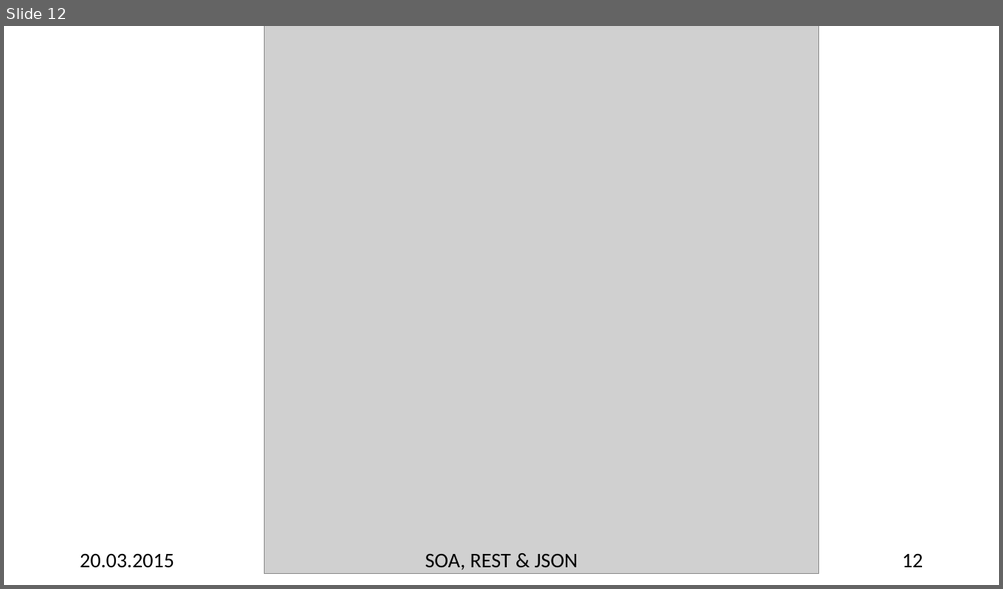
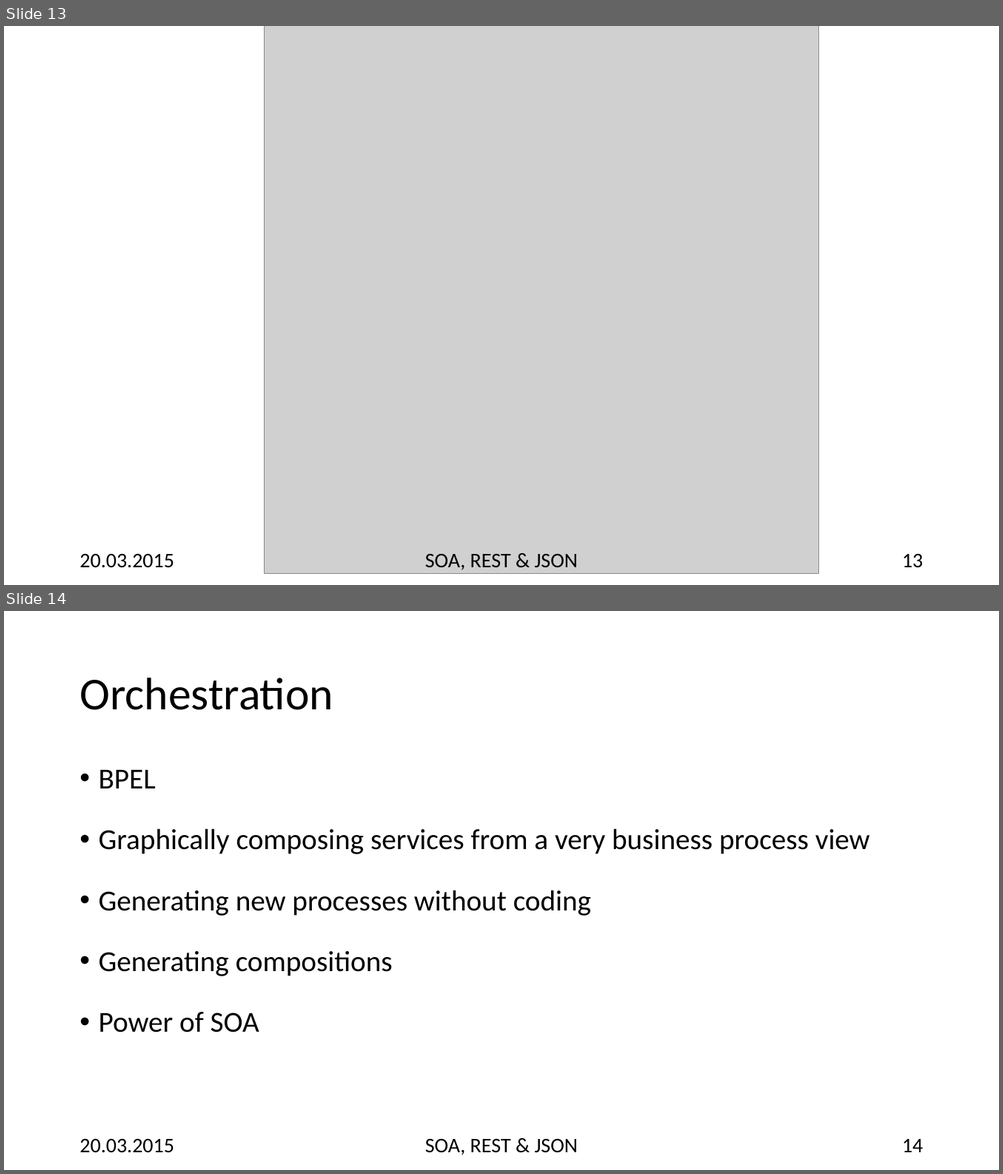
Before and after one commit to hsiegel-tgm/SOA2, a slide deck: p2.pptx. Shown one above the other, each under a label of ours: slide 12 before the commit, slides 13 and 14 after it. The pictures are 1003x589 and 1003x1174 pixels, drawn with LibreOffice and Linux fonts; fonts in the diff are those of the drawing; grey boxes stand for pictures. Boxes give left, top, right and bottom in pixels: in the first picture for what was removed or moved away, otherwise in the second. Text is boxed around its words. In the diff, an @@ line names an element or a change of style, - is before the commit and + after.

```diff
--- a/p2.pptx
+++ b/p2.pptx
@@ slide 14 added at <box>4,611,999,1170</box>, background #FFFFFF @@
@@ title added at <box>79,678,333,710</box>, 44 pt, text #000000 @@
+Orchestration
@@ text added at <box>99,770,870,1033</box>, 28 pt, text #000000 @@
+• BPEL
+• Graphically composing services from a very business process view
+• Generating new processes without coding
+• Generating compositions
+• Power of SOA
@@ text added at <box>79,1139,174,1153</box>, 20 pt, text #000000 @@
+20.03.2015
@@ text added at <box>425,1139,578,1156</box>, 20 pt, text #000000 @@
+SOA, REST & JSON
@@ page number added at <box>902,1139,922,1153</box>, 20 pt, text #000000 @@
+14
@@ what was slide 12 is now slide 13 @@
@@ page number at <box>902,554,922,568</box>: text changed @@
-12
+13
```
Also in this commit, not shown: 6 slides changed, 19 other slides added, 4 other files.
